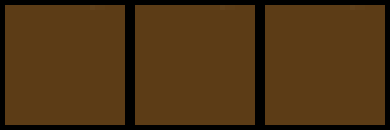
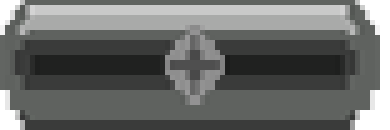
Revision of a layered 390 x 130 image; what changed, layer by layer:
added layer "Layer 2" above "Layer 1" over <box>0,0,380,130</box>
hid "Layer 1" over <box>0,0,390,130</box>
